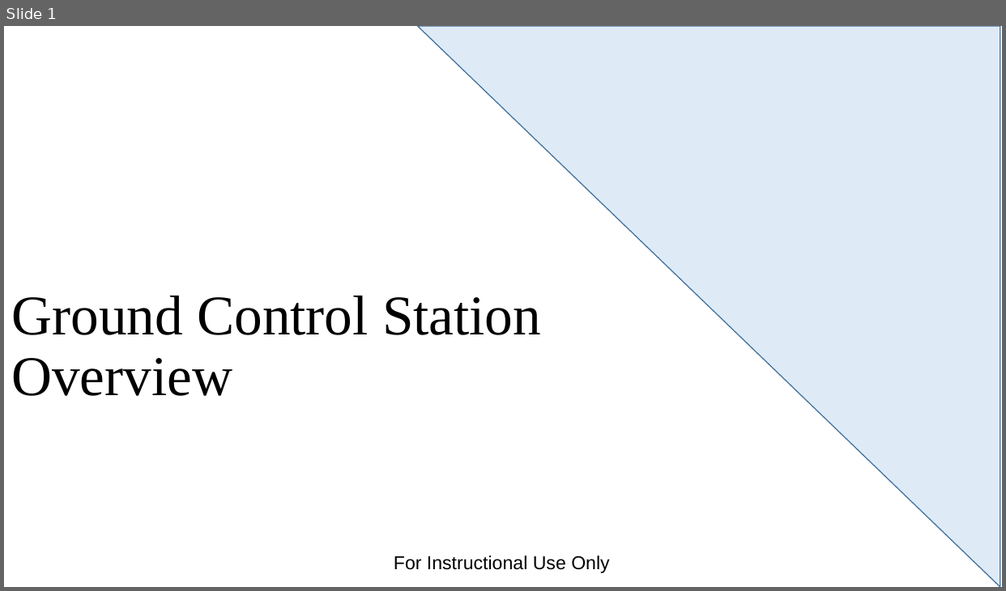
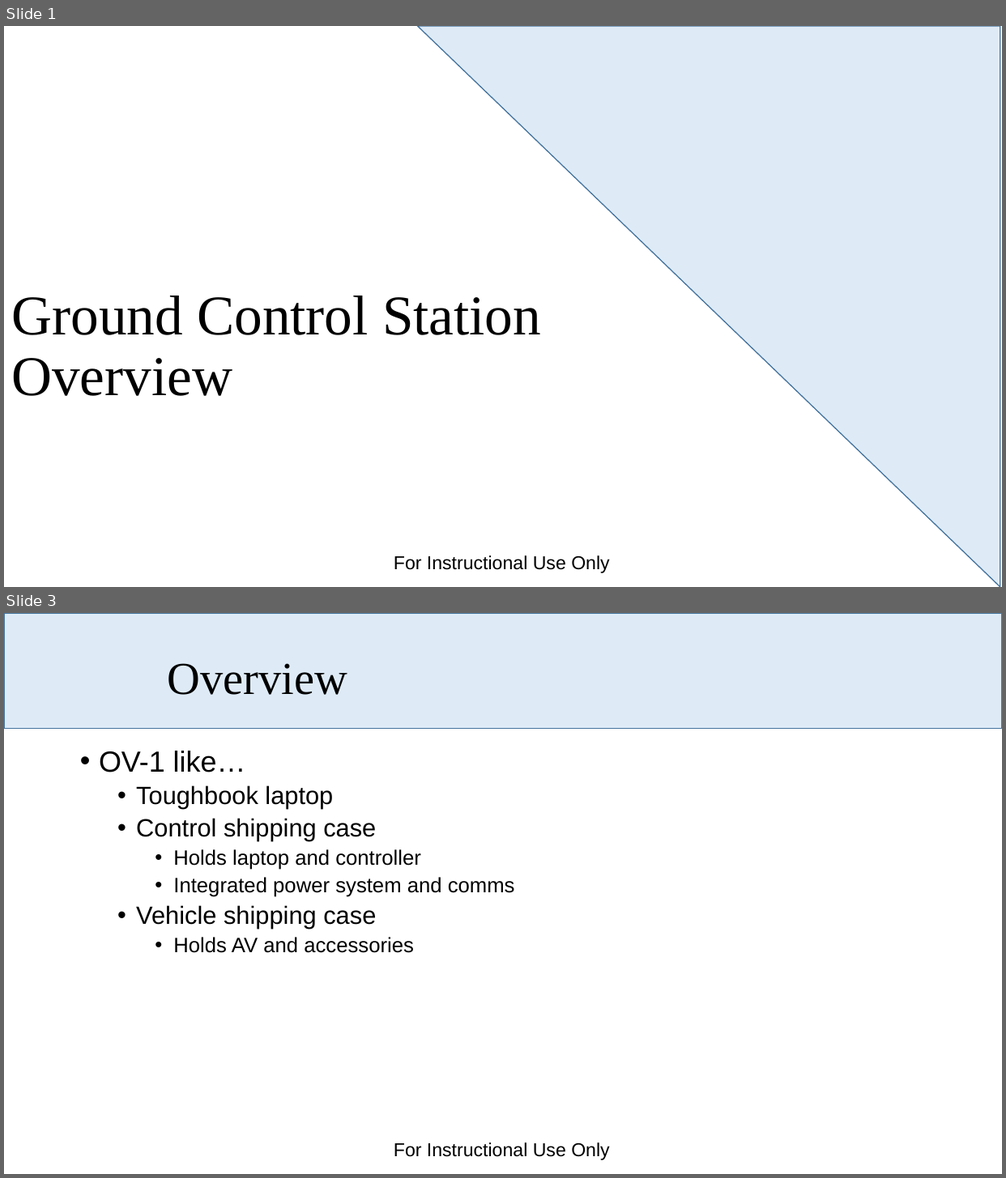
Before and after one commit to dabarrett/rqmtReviewer, a slide deck: Documents/Ground Control Station Overview.pptx. Shown one above the other, each under a label of ours: slide 1 before the commit, slides 1 and 3 after it; the slides between them are not shown. The pictures are 1006x591 and 1006x1178 pixels, drawn with LibreOffice and Linux fonts; fonts in the diff are those of the drawing; background and template pictures are left out. Boxes give left, top, right and bottom in pixels: in the first picture for what was removed or moved away, otherwise in the second. Text is boxed around its words. In the diff, an @@ line names an element or a change of style, - is before the commit and + after.

```diff
--- a/Documents/Ground Control Station Overview.pptx
+++ b/Documents/Ground Control Station Overview.pptx
@@ slide 3 added at [4, 613, 1002, 1174], background #FFFFFF; not listed: 1 template element that a slide beside it also shows @@
@@ rectangle added at [4, 613, 1002, 728], fill #DEEBF7, outline #43739E 1 pt @@
@@ title added at [168, 663, 348, 695], 44 pt, text #000000 @@
+Overview
@@ text added at [99, 751, 515, 953], 20 pt, text #000000 @@
+• OV-1 like…
+  • Toughbook laptop
+  • Control shipping case
+    • Holds laptop and controller
+    • Integrated power system and comms
+  • Vehicle shipping case
+    • Holds AV and accessories
```
Also in this commit, not shown: 1 slide changed, 4 other slides added, 1 slide removed, 3 other files.
